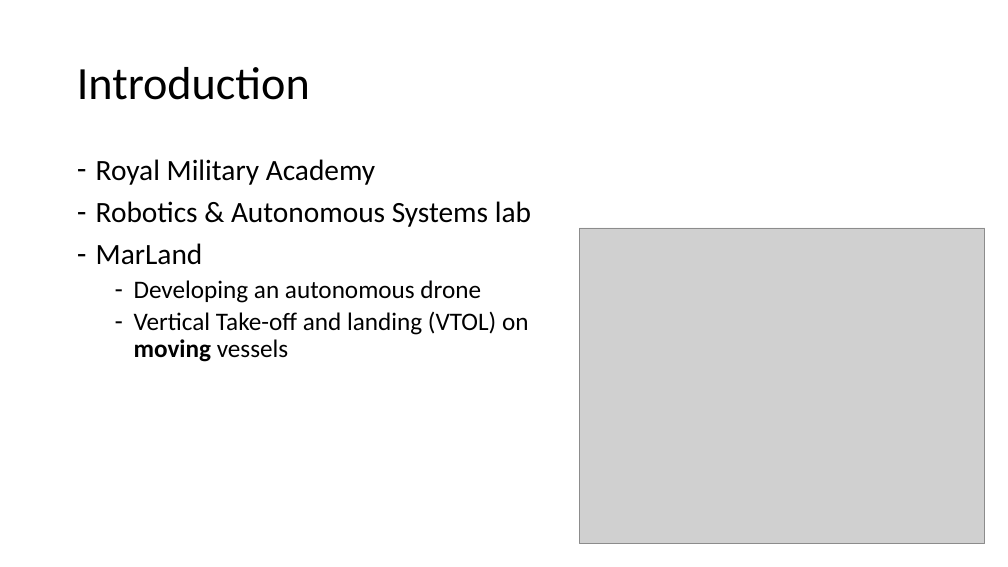
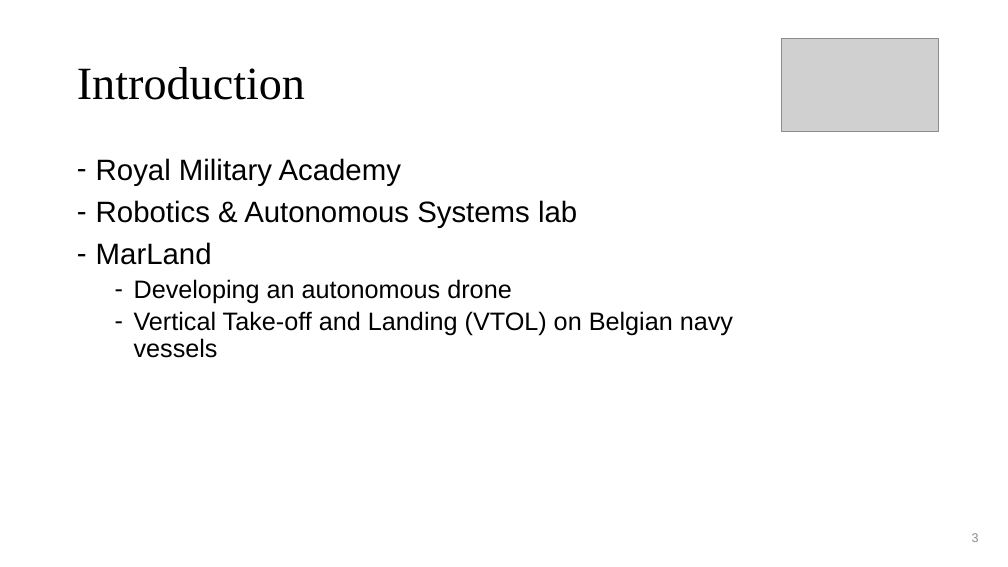
Before and after one commit to lancedw/3D-state-prediction-for-surface-vessels-using-IMU-data-and-images, a slide deck: slide 3 of docs/Presentations/Final_presentation.pptx. Drawn at 1008x567 pixels with LibreOffice and Linux fonts; fonts in the diff are those of the drawing; grey boxes stand for pictures; background and template pictures are left out. Boxes give left, top, right and bottom in pixels: in the first picture for what was removed or moved away, otherwise in the second. Text is boxed around its words. In the diff, an @@ line names an element or a change of style, - is before the commit and + after.

```diff
--- a/docs/Presentations/Final_presentation.pptx
+++ b/docs/Presentations/Final_presentation.pptx
@@ title "Introduction" at [77,67,305,100]: font Calibri to Times New Roman @@
@@ picture added at [782,39,939,131] @@
@@ text at [96,158,577,303]: font Calibri to Arial in "Royal Military Academy", "Robotics & Autonomous Systems lab", "MarLand", "Developing an autonomous drone" @@
@@ picture removed at [580,228,985,544] @@
@@ text at [134,311,733,358]: text changed; font Calibri to Arial @@
-  – Vertical Take-off and landing (VTOL) on moving vessels
+  – Vertical Take-off and Landing (VTOL) on Belgian navy vessels
@@ page number at [972,533,979,542]: font Calibri to Arial @@
```
Also in this commit, not shown: 30 other slides changed, 1 slide added, 4 slides removed, 2 other files.
